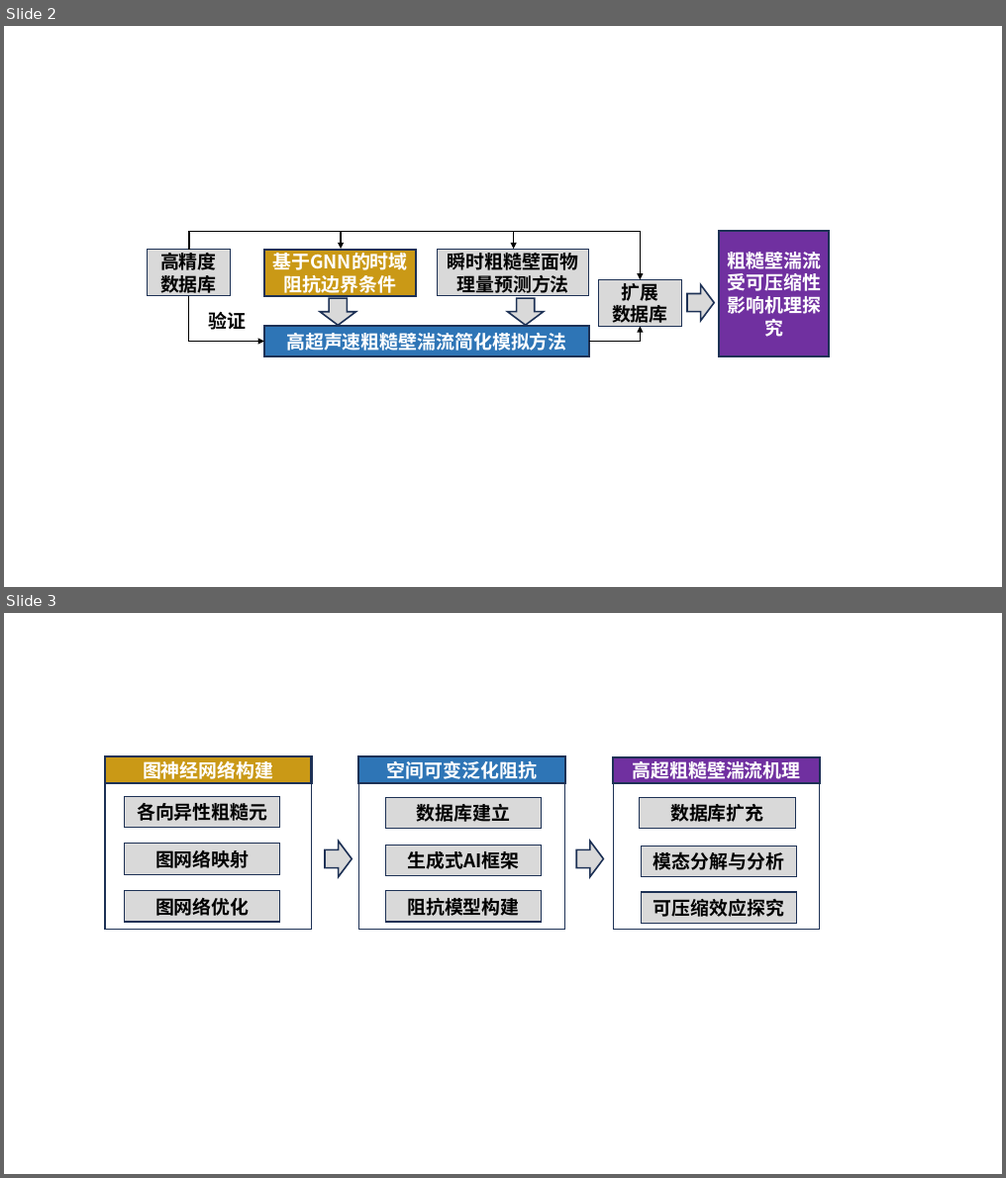
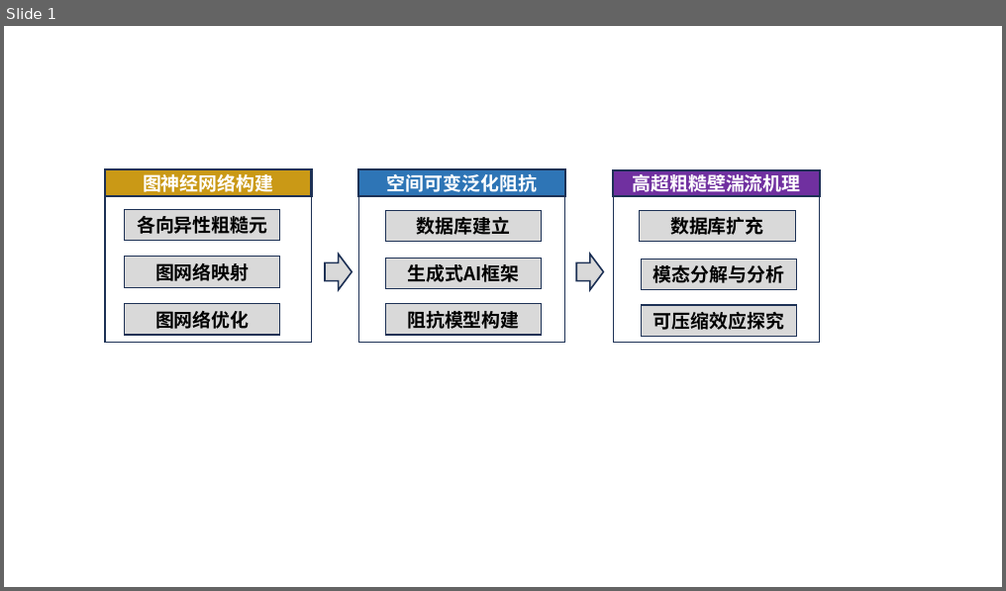
Before and after one commit to ychen0322/research, a slide deck: 2026青年基金/figs/技术路线图.pptx. Shown one above the other, each under a label of ours: slides 2 and 3 before the commit, slide 1 after it. The pictures are 1006x1178 and 1006x591 pixels, drawn with LibreOffice and Linux fonts; fonts in the diff are those of the drawing. Boxes give left, top, right and bottom in pixels: in the first picture for what was removed or moved away, otherwise in the second. Text is boxed around its words. In the diff, an @@ line names an element or a change of style, - is before the commit and + after.

```diff
--- a/2026青年基金/figs/技术路线图.pptx
+++ b/2026青年基金/figs/技术路线图.pptx
@@ slide 2 removed at (4, 26, 1002, 587), background #FFFFFF @@
@@ group removed at (147, 231, 829, 356): 6 rounded rectangles, 5 elbow arrows, 3 down arrows, 1 text @@
-高超声速粗糙壁湍流简化模拟方法
-基于GNN的时域阻抗边界条件
-瞬时粗糙壁面物理量预测方法
-粗糙壁湍流受可压缩性影响机理探究
-高精度数据库
-验证
-扩展
-数据库
@@ what was slide 3 is now slide 1 @@
```
Also in this commit, not shown: 5 slides added, 1 other slide removed, 7 other files.
